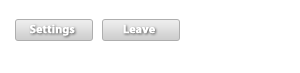
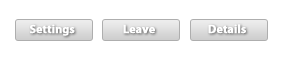
Comparing the layer stacks of the two (300, 73) images. Changes:
added layer "Details" above "Shape 1 copy 2" over 208, 24, 246, 34
added layer "Shape 1 copy 2" above "Leave" over 190, 19, 268, 41
